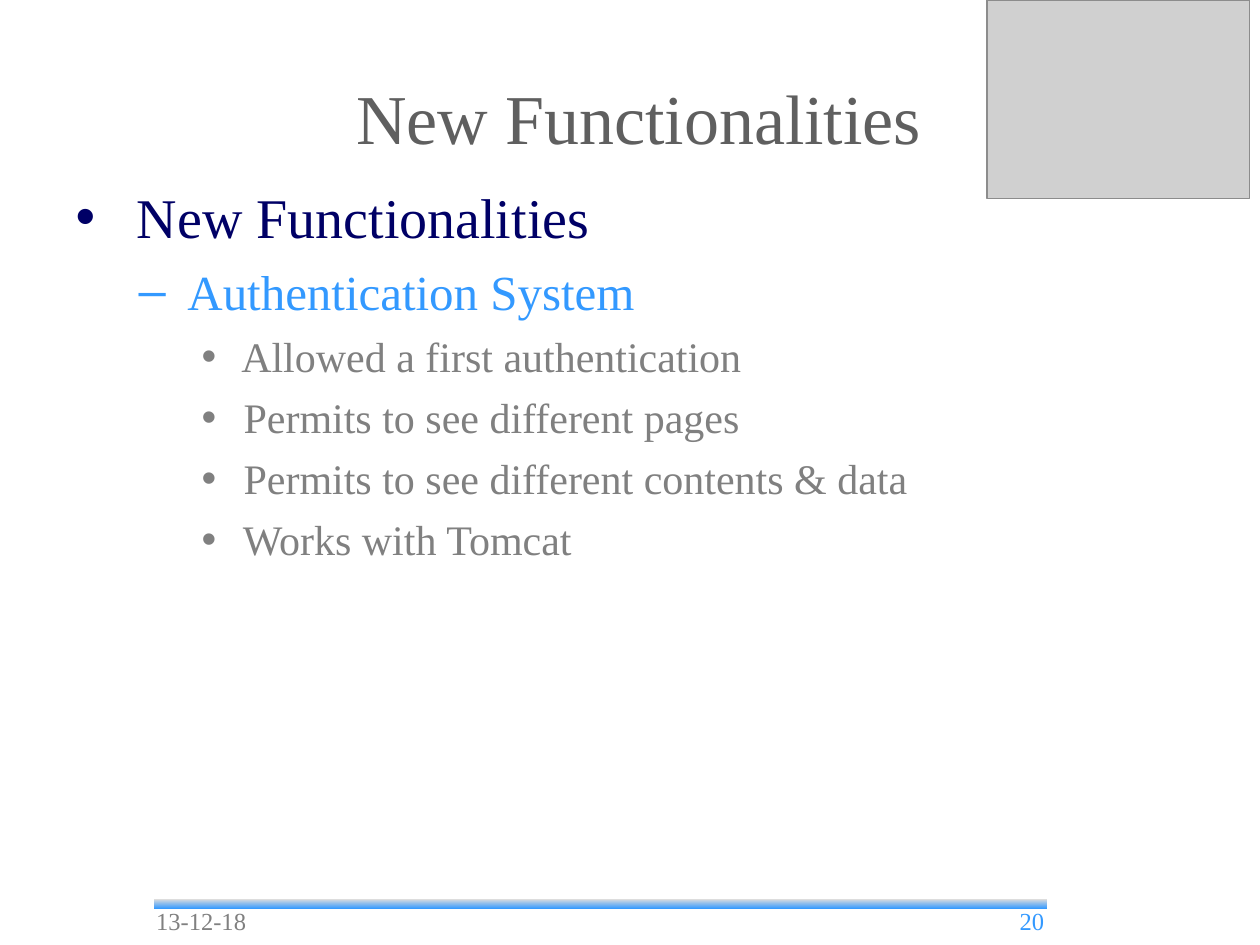
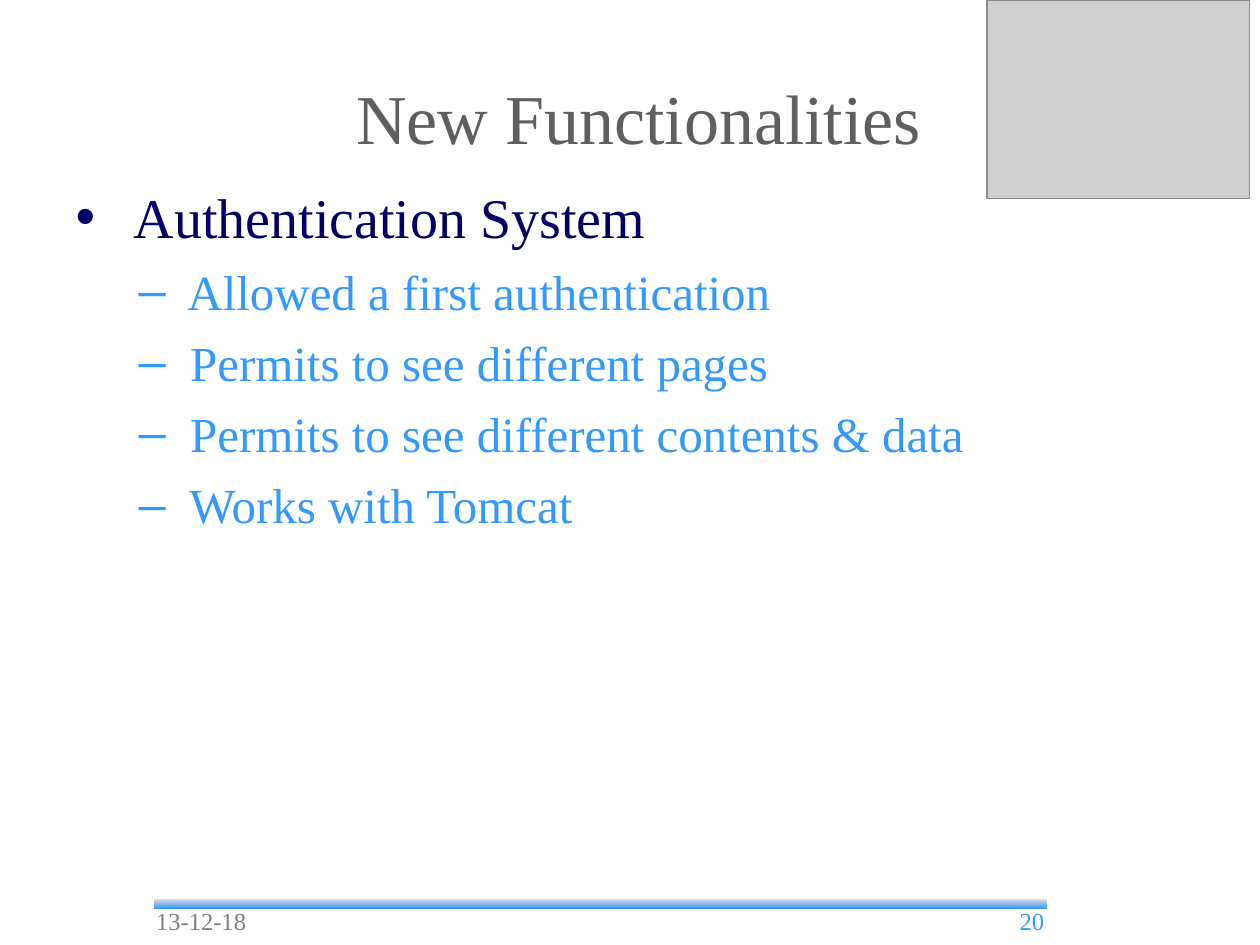
Before and after one commit to andrea-bottoli/DSD, a slide deck: slide 20 of Documentation/Presentations/Beta_Prototype.odp. Drawn at 1260x945 pixels with LibreOffice and Linux fonts; fonts in the diff are those of the drawing; grey boxes stand for pictures; background and template pictures are left out. Boxes give left, top, right and bottom in pixels: in the first picture for what was removed or moved away, otherwise in the second. Text is boxed around its words. In the diff, an @@ line names an element or a change of style, - is before the commit and + after.

```diff
--- a/Documentation/Presentations/Beta_Prototype.odp
+++ b/Documentation/Presentations/Beta_Prototype.odp
@@ text "Authentication System" at <box>134,199,963,524</box>: size 28 to 32 pt, text colour #3399FF to #000066 in "Authentication System"; size 24 to 28 pt, text colour #808080 to #3399FF in "Allowed a first authentication", "Permits to see different pages", "Permits to see different contents & data", "Works with Tomcat"; bullet – to •; list level 2 to 1 in "Authentication System"; bullet colour #3399FF to #000066; bullet • to –; list level 3 to 2 in "Allowed a first authentication"; bullet colour #808080 to #3399FF; list level 3 to 2 in "Permits to see different pages"; list level 3 to 2 in "Permits to see different contents ..."; list level 3 to 2 in "Works with Tomcat" @@
@@ text at <box>137,199,590,239</box>: paragraph removed @@
-• New Functionalities
```
Also in this commit, not shown: 13 other slides changed, 1 other file.
